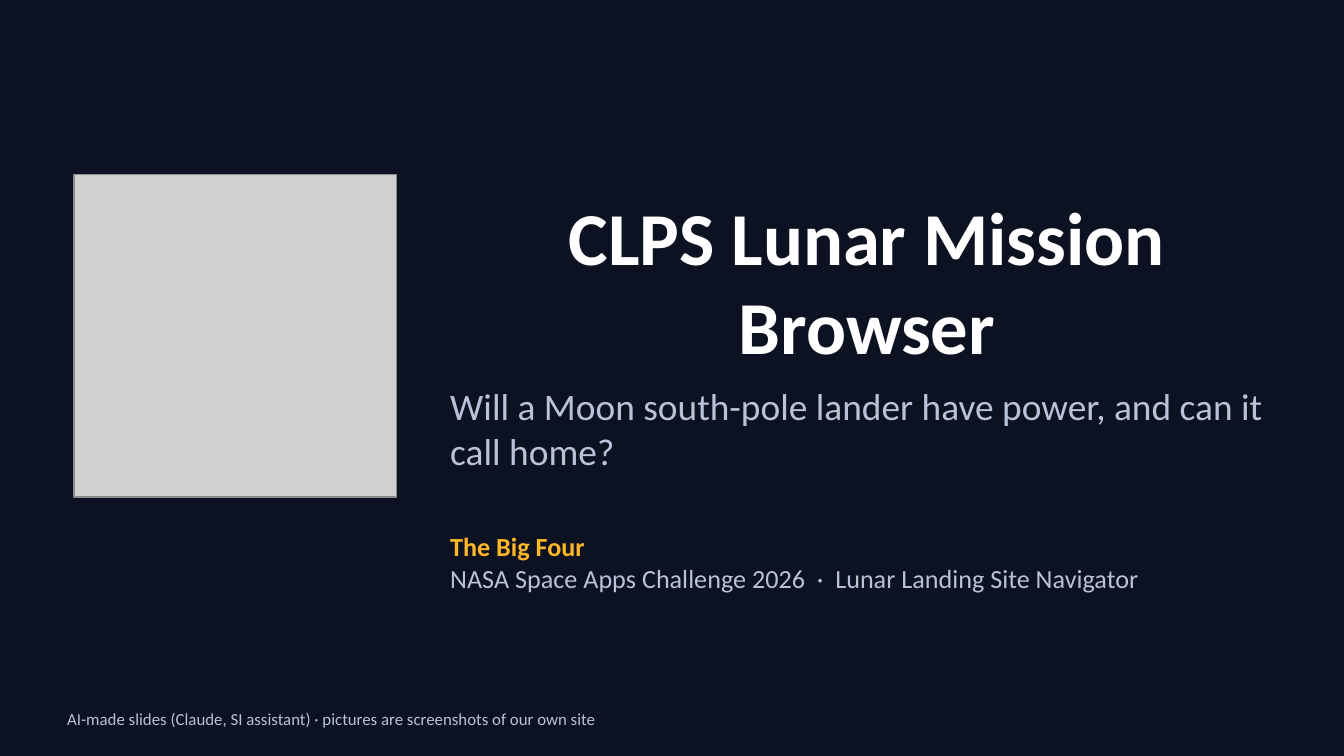
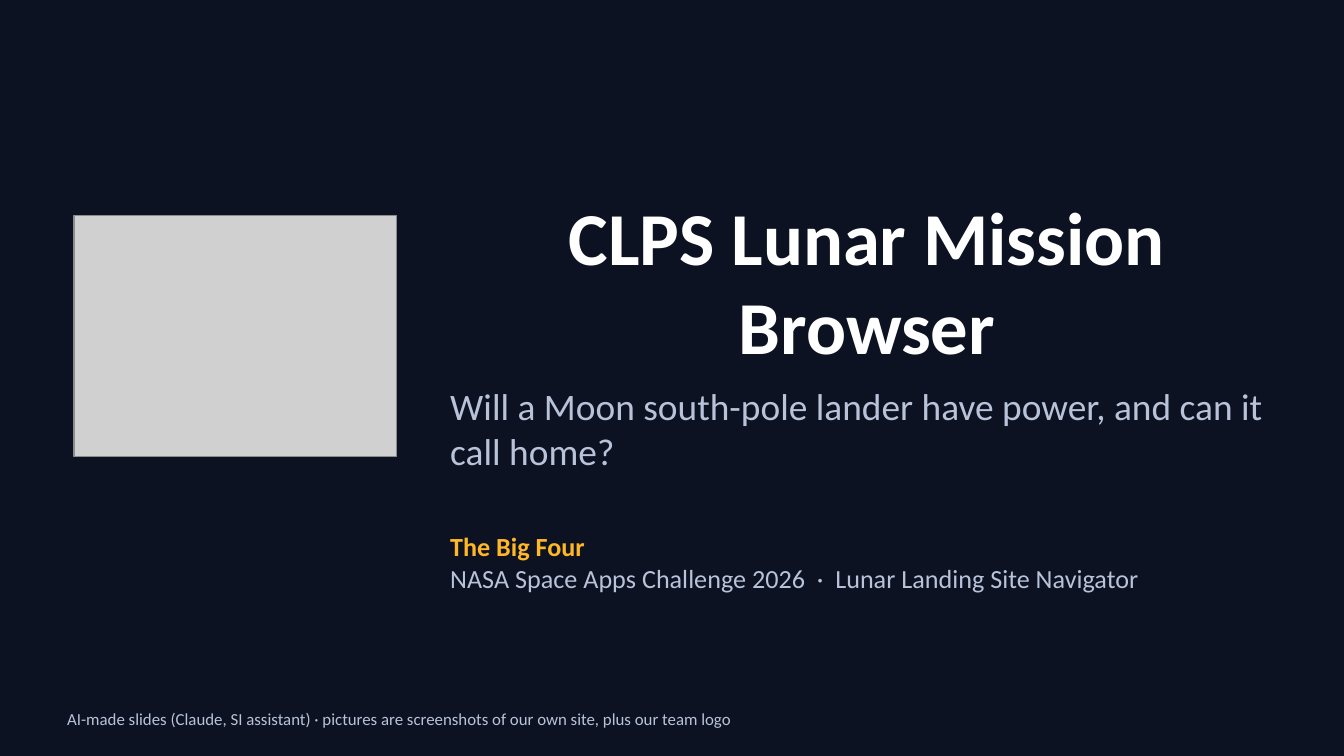
Before and after one commit to stevenjc2009-byte/clps-lunar-browser, a slide deck: slide 1 of docs/slides.pptx. Drawn at 1344x756 pixels with LibreOffice and Linux fonts; fonts in the diff are those of the drawing; grey boxes stand for pictures. Boxes give left, top, right and bottom in pixels: in the first picture for what was removed or moved away, otherwise in the second. Text is boxed around its words. In the diff, an @@ line names an element or a change of style, - is before the commit and + after.

```diff
--- a/docs/slides.pptx
+++ b/docs/slides.pptx
@@ picture: place and size @@
-picture at (74, 175, 396, 497)
+picture at (74, 215, 396, 456)
@@ text at (67, 713, 730, 728): text changed @@
-AI-made slides (Claude, SI assistant) · pictures are screenshots of our own site
+AI-made slides (Claude, SI assistant) · pictures are screenshots of our own site, plus our team logo
```
Also in this commit, not shown: 6 other slides changed, 17 other files.
